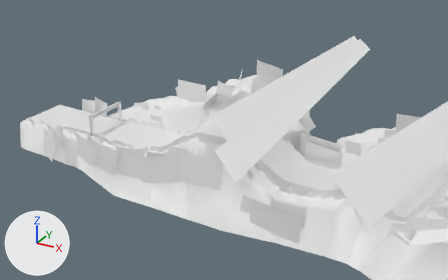
Renders of the FBX model Assets/Map/Models/Theme_01/Forest_06.fbx from each side of a commit.
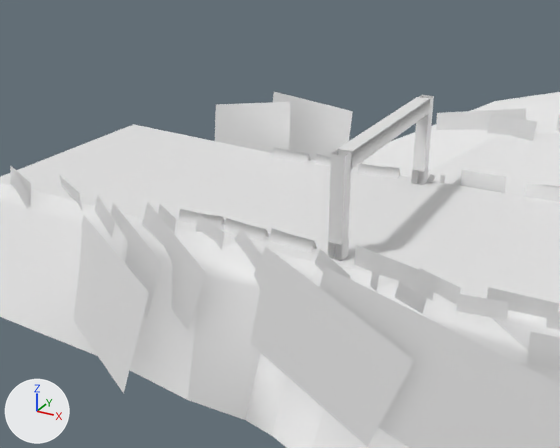
Each version is shown from a 50 mm lens placed at (128.0, -116.9, 65.4), pointed at (53.2, 19.1, -2.6), then close up from a 50 mm lens placed at (38.4, -32.8, 17.3), pointed at (19.3, 1.8, 0.0). The lights are fixed; the arrows at lower left show +X, +Y and +Z. Where no turn or scale is listed for an object, it has been applied to the vertices.

The first close-up shows 'Ground_01', 'Label_01', 'Mountain_01', 'Start_01', 'Tree_01'.
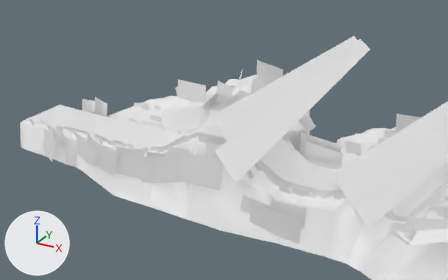
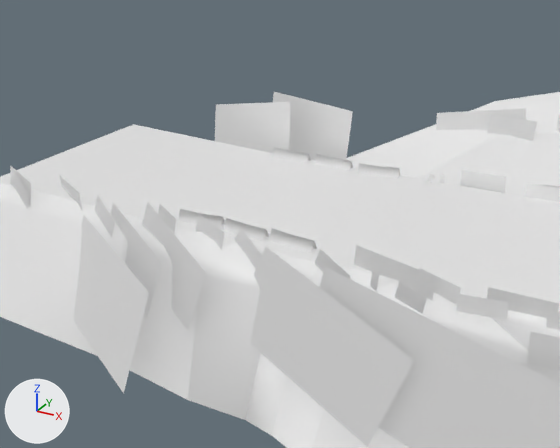
Where the change shows, as pixel boxes (x1, y1, x2, y2) in the close-ups (560 x 448 px):
'Start_01', deleted: before (328, 95, 434, 261)
    faces in mat_leak_mat_01 (white #e7e7e7): (328, 95, 434, 245)
    faces in mat_label_mat_01 (white #e7e7e7): (328, 97, 430, 261)

The change in detail:
Object 'Start_01' (ob_start_01) is deleted.
